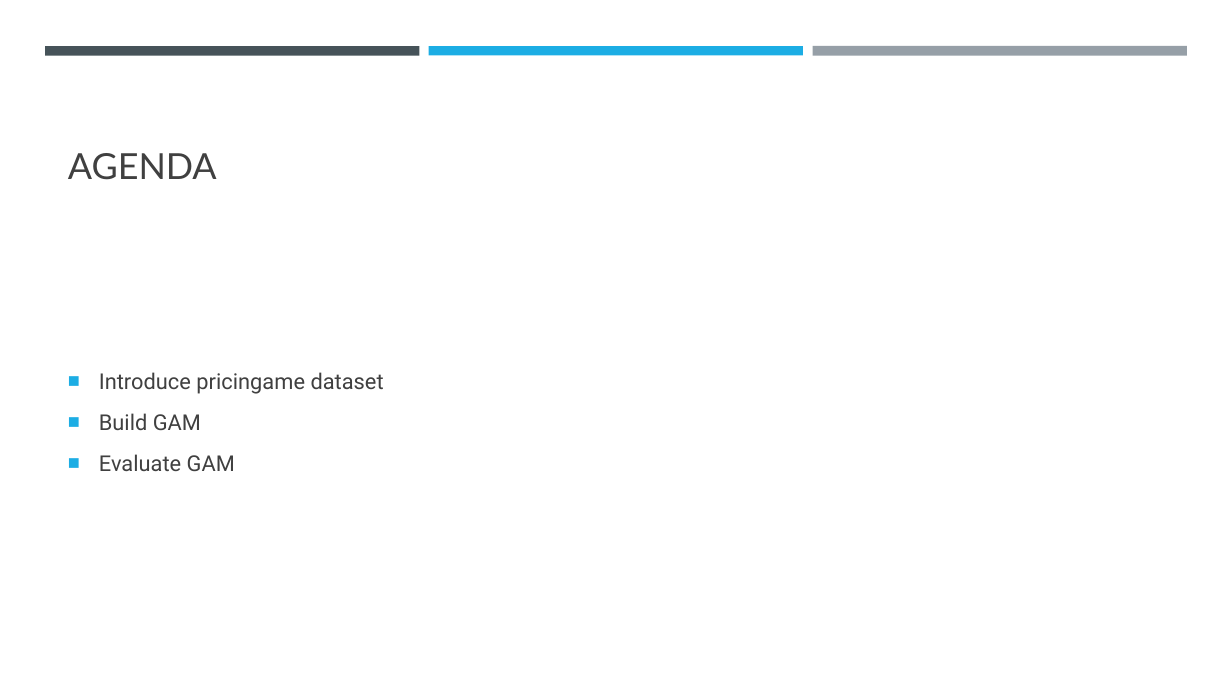
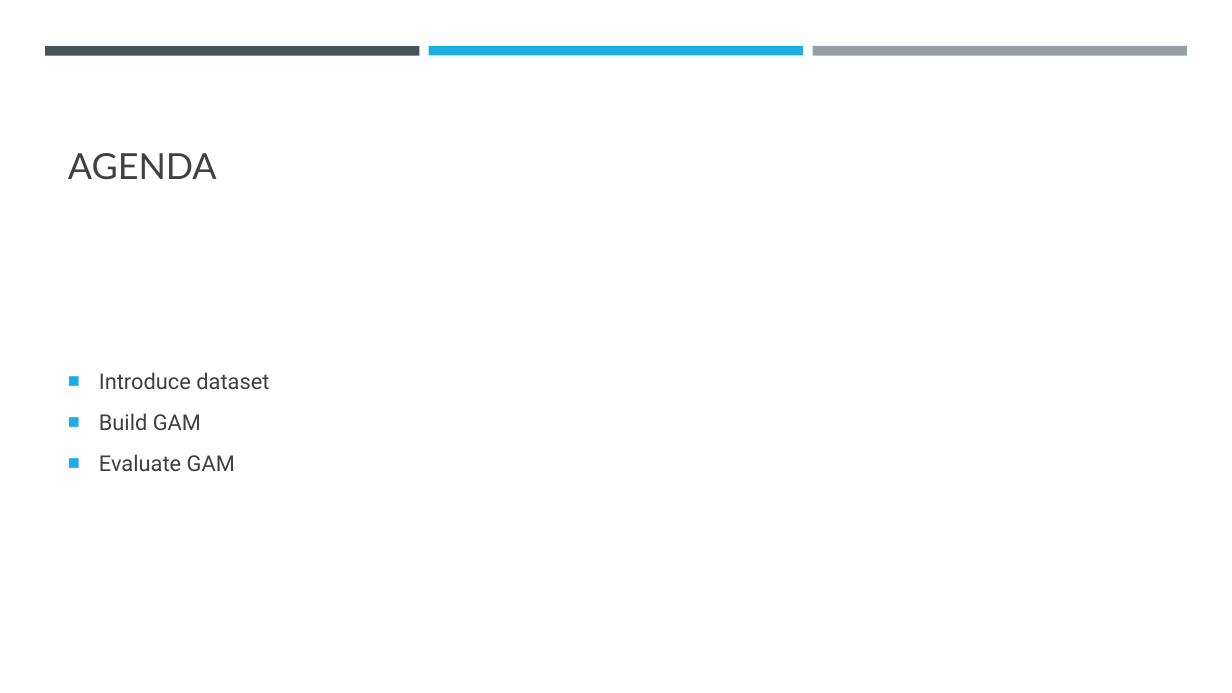
Before and after one commit to casact/GAM_Examples, a slide deck: slide 2 of CAGNY 2021 GAM Smooths.pptx. Drawn at 1232x693 pixels with LibreOffice and Linux fonts; fonts in the diff are those of the drawing. Boxes give left, top, right and bottom in pixels: in the first picture for what was removed or moved away, otherwise in the second. Text is boxed around its words. In the diff, an @@ line names an element or a change of style, - is before the commit and + after.

```diff
--- a/CAGNY 2021 GAM Smooths.pptx
+++ b/CAGNY 2021 GAM Smooths.pptx
@@ text at (99, 372, 269, 389): text changed @@
-■ Introduce pricingame dataset
+■ Introduce dataset
```
Also in this commit, not shown: 9 other slides changed, 1 slide added, 1 slide removed, 2 other files.
